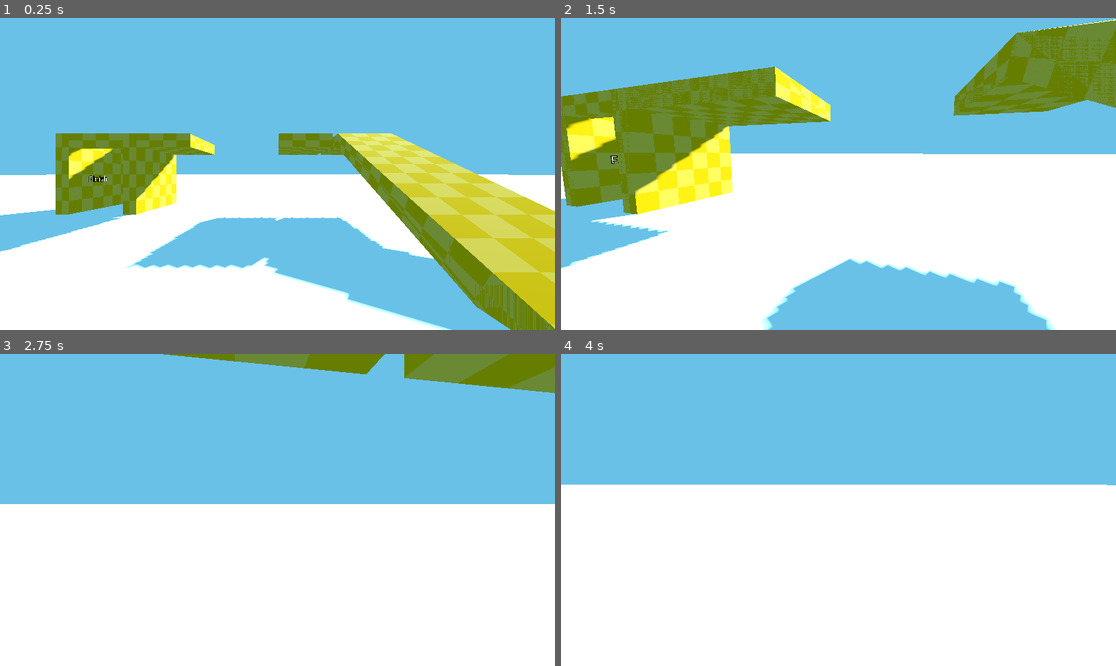
Above: before the commit, frames 1-4 (two rows, left to right).
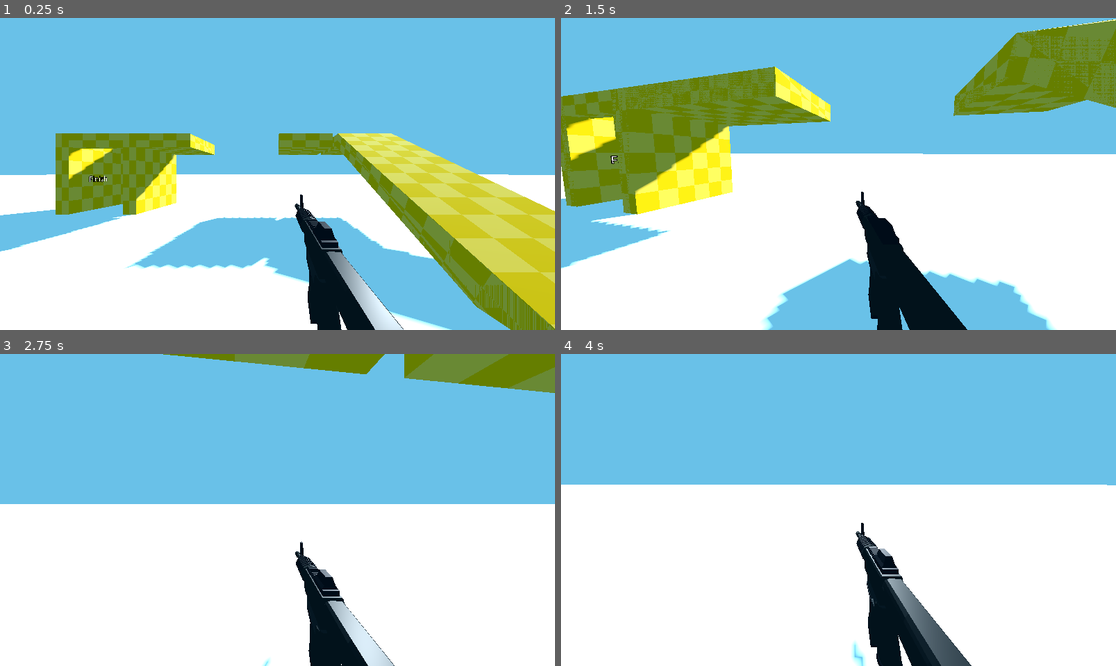
Above: after the commit, the same moments.

Repository: KNS19/ProjectGame3D
Game: Godot game, scene res://world.tscn
The game is run twice, just before and just after one commit, with the same random seed, the same clock (stepped at 60 frames per second) and the same inputs.
Inputs (mouse positions are in pixels of both pictures, inside the frame that each line leads up to):
- Up to frame 1 (0.25 s): no input
- Up to frame 2 (1.5 s): tap Enter (ui_accept) at 0.5, 0.77 s; move the mouse to (866, 174) at 0.52 s; hold W (move_forward) from 0.53 s (still down); move the mouse to (810, 174) at 1.27 s
- Up to frame 3 (2.75 s): keep holding W (move_forward); tap Enter (ui_accept) at 1.52 s; move the mouse to (288, 503) at 2.02 s
- Up to frame 4 (4 s): keep holding W (move_forward); move the mouse to (832, 516) at 2.77 s; tap Enter (ui_accept) at 3.02, 3.5, 3.77 s; move the mouse to (877, 513) at 3.52 s

The runs differ from the first frame. In frame 1, 3.5% of the frame differs, in the area x 53-73%, y 56-100%; in frame 2, 3.7%; in frame 3, 3.0%; in frame 4, 4.0%, in the area x 52-74%, y 54-100%.

Commit message:
Update character.tscn

Diff:
--- a/projectgame3d/character.tscn
+++ b/projectgame3d/character.tscn
@@ -1,6 +1,7 @@
-[gd_scene load_steps=4 format=3 uid="uid://doh0w0if3r85g"]
+[gd_scene load_steps=5 format=3 uid="uid://doh0w0if3r85g"]
 
 [ext_resource type="Script" uid="uid://c0lwvfs2cg8bq" path="res://character_new.gd" id="1_7egtf"]
+[ext_resource type="PackedScene" uid="uid://cddk6u341gjwm" path="res://weapons/Assault Rifle.glb" id="2_pjt0s"]
 
 [sub_resource type="CapsuleShape3D" id="CapsuleShape3D_8wiiv"]
 
@@ -21,3 +22,6 @@
 
 [node name="Camera3D" type="Camera3D" parent="."]
 transform = Transform3D(1, 0, 0, 0, 1, 0, 0, 0, 1, 0, 1.5, 0)
+
+[node name="Root Scene" parent="." instance=ExtResource("2_pjt0s")]
+transform = Transform3D(-2.18557e-08, 0, 0.5, 0, 0.5, 0, -0.5, 0, -2.18557e-08, 0.284783, 0.718433, -1.14475)
